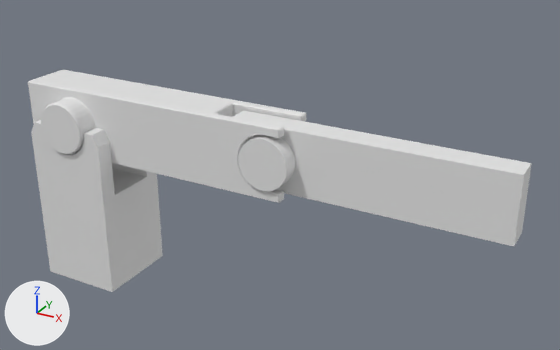
Two versions of the Blender file Assets/Blender/PräsiProbe/SchrankeBackup/SchrankeModellBackup.blend, one commit apart.
One viewpoint serves both versions: a 50 mm camera at (12.23, -13.07, 10.07) aimed at (4.79, 0.47, 3.31). The axes (+X, +Y, +Z) are drawn at lower left. The lights are the same throughout.
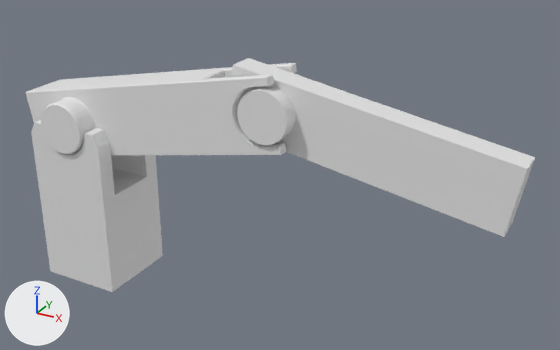
Changed parts and their boxes [x1, y1, x2, y2] in the pictures (560 x 350 px):
'Cylinder.001', moved, turned: before [233, 111, 532, 246]; after [231, 58, 535, 237]
'Cylinder', turned: before [28, 70, 306, 203]; after [26, 63, 297, 155]

Patch to the scene script:
```diff
--- a/Assets/Blender/PräsiProbe/SchrankeBackup/SchrankeModellBackup.blend.py
+++ b/Assets/Blender/PräsiProbe/SchrankeBackup/SchrankeModellBackup.blend.py
@@ ob_cylinder @@
 ob_cylinder.location = (0.0, 0.0, 4.0)
+ob_cylinder.rotation_euler = (0.0, -0.196, 0.0)  # degrees (0, -11, 0)
@@ ob_cylinder_001 @@
 ob_cylinder_001 = bpy.data.objects.new('Cylinder.001', me_cylinder_003)
-ob_cylinder_001.location = (5.0, 0.0, 4.0)
+ob_cylinder_001.location = (5.0, 0.0, 5.0)
+ob_cylinder_001.rotation_euler = (0.0, 0.175, 0.0)  # degrees (0, 10, 0)
```
